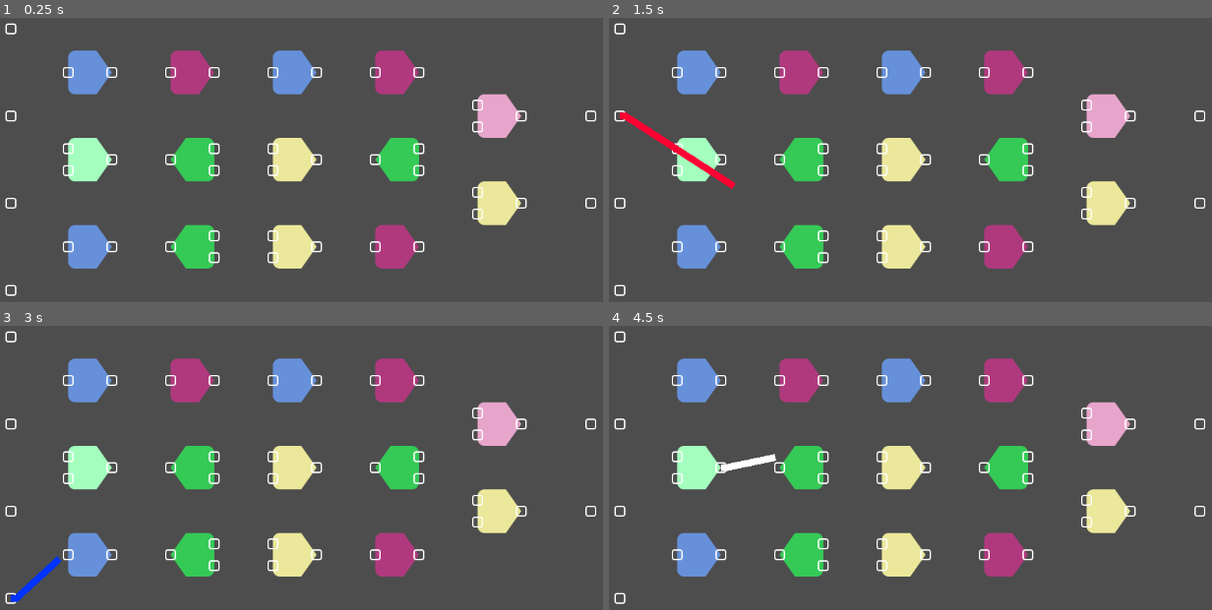
Above: before the commit, frames 1-4 (two rows, left to right).
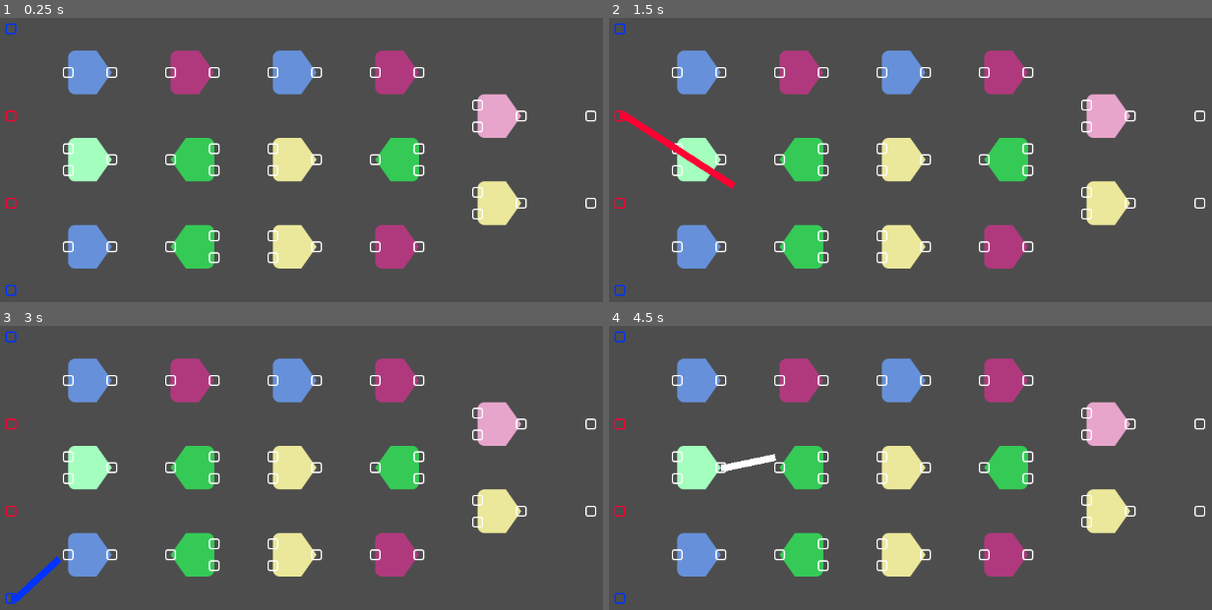
Above: after the commit, the same moments.

Repository: CUGG-2025-Puzzlers/detective-shrimp
Game: Godot game, scene res://scenes/cassette_puzzle/cassette_puzzle.tscn
Two runs of this game, one before a commit and one after it. Both use one fixed random seed, a clock stepped at 60 frames per second and the inputs below. The project has no main scene, so this scene is started directly.
Inputs (mouse positions are in pixels of both pictures, inside the frame that each line leads up to):
- Up to frame 1 (0.25 s): no input
- Up to frame 2 (1.5 s): tap Enter at 0.5 s; drag from (621, 29) to (1079, 142) at 0.52 s; drag from (621, 117) to (outside the picture) at 1.27 s
- Up to frame 3 (3 s): move the mouse to (12, 510) at 2.02 s; click (12, 510) at 2.17 s; tap Space at 2.75 s; drag from (12, 598) to (156, 479) at 2.77 s
- Up to frame 4 (4.5 s): drag from (723, 379) to (1043, 547) at 3.52 s; drag from (723, 468) to (886, 436) at 4.27 s

The runs differ from the first frame. In frame 1, 0.2% of the frame differs, in the area x 0-3%, y 1-98%; in frame 2, 0.2%; in frame 3, 0.2%; in frame 4, 0.2%.

Commit message:
Added texture color change alongside wire color change

Diff:
--- a/scripts/cassette_puzzle/wire.gd
+++ b/scripts/cassette_puzzle/wire.gd
@@ -91,9 +91,11 @@
 func set_wire_color():
 	if state == null:
 		wire.default_color = Color.WHITE
+		self_modulate = Color.WHITE
 		return
 
 	wire.default_color = on_color if state else off_color
+	self_modulate = on_color if state else off_color
 
 # Changes the state of this wire if the new state is different than the current
 func change_state(newState):
